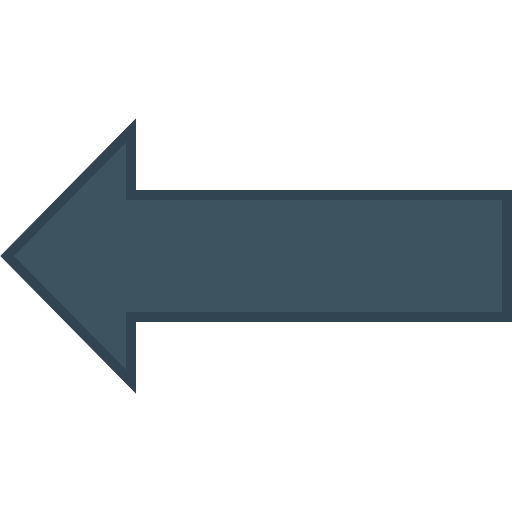
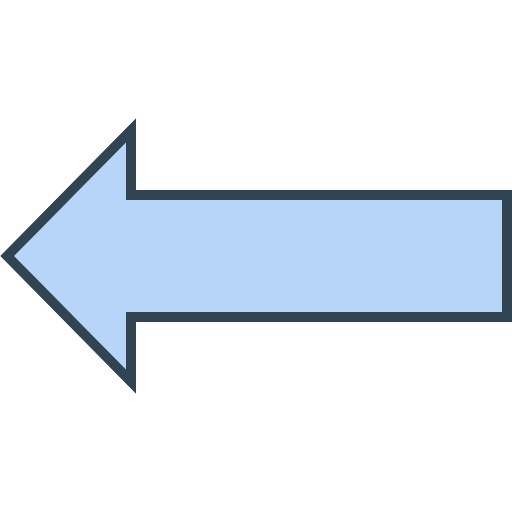
The second 512px x 512px image is a revision of the first. Changes to its layers:
painted on "長方形 2" over (108, 200, 188, 312)
painted on "三角形 1" over (14, 142, 136, 370)
painted on "長方形 1" over (136, 200, 502, 312)